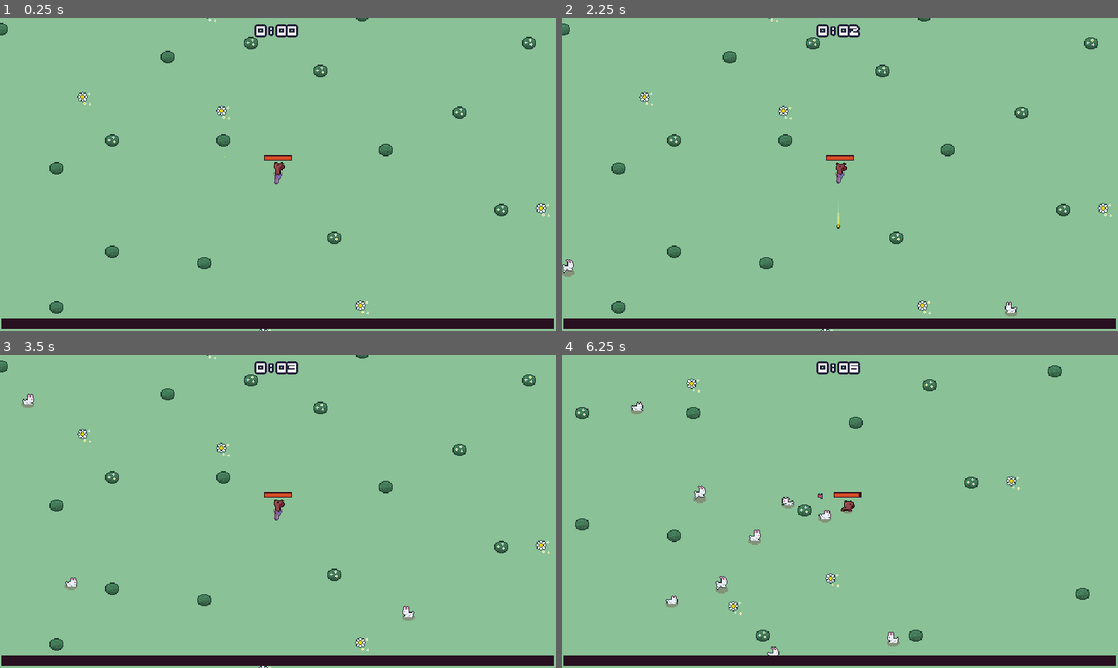
Above: before the commit, frames 1-4 (two rows, left to right).
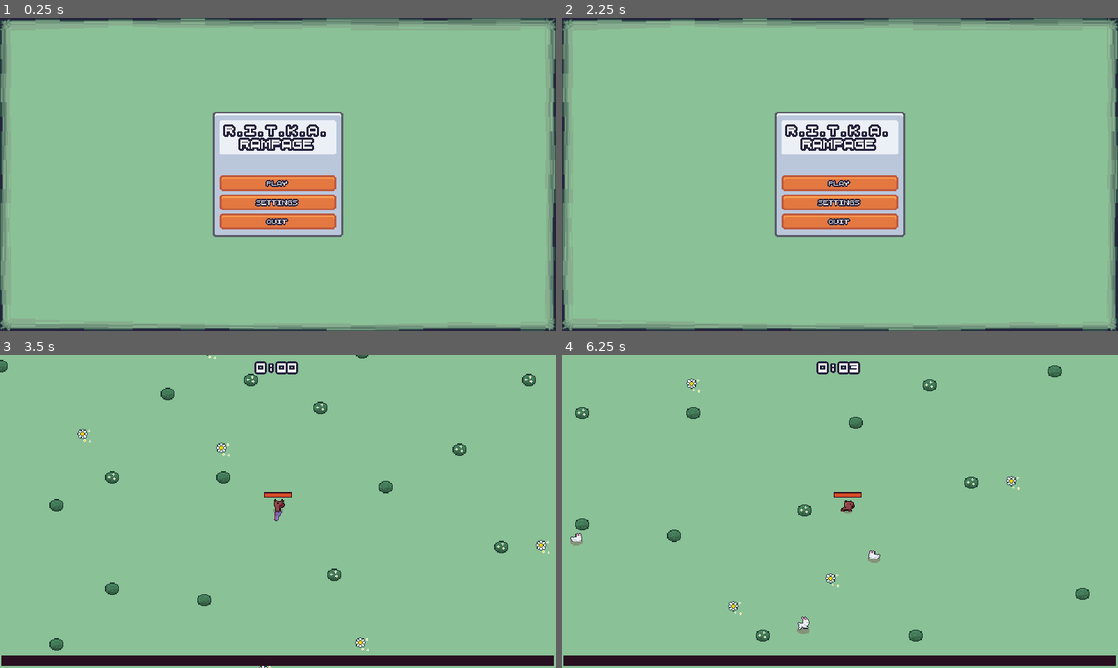
Above: after the commit, the same moments.

Repository: Sundwell/ritka-rampage
Game: Godot game, scene res://scenes/ui/menus/main_menu.tscn
Same seed, same stepped clock (60 frames per second), same inputs: the game is played once before the commit and once after it. Before the commit the project starts from res://scenes/main/main.tscn.
Inputs (mouse positions are in pixels of both pictures, inside the frame that each line leads up to):
- Up to frame 1 (0.25 s): no input
- Up to frame 2 (2.25 s): click (840, 202) at 0.5 s, where only the run after the commit has a clickable "Settings"; click (801, 202) at 1.25 s, where only the run after the commit has a clickable "Windowed"; click (840, 240) at 2 s, where only the run after the commit has a clickable "Back"
- Up to frame 3 (3.5 s): click (278, 520) at 2.75 s, where only the run after the commit has a clickable "Play"
- Up to frame 4 (6.25 s): move the mouse to (962, 495) at 3.52 s; press the mouse at (962, 495) at 3.53 s; hold D (move_right) 3.53-4.28 s; move the mouse to (728, 527) at 4.27 s; release the mouse at (728, 527) at 4.28 s; hold S (move_down) 4.28-5.03 s; tap W (move_top) at 4.35, 5.85 s; move the mouse to (895, 442) at 5.02 s; press the mouse at (895, 442) at 5.03 s; hold D (move_right) from 5.03 s (still down); move the mouse to (812, 574) at 5.77 s; release the mouse at (812, 574) at 5.78 s; click (812, 574) at 5.92 s

The runs differ from the first frame. In frame 1, 19% of the frame differs, in the area x 0-100%, y 0-100%; in frame 2, 19%; in frame 3, 0.3%; in frame 4, 0.9%.

Commit message:
Added main menu and settings

Diff:
--- a/default_bus_layout.tres
+++ b/default_bus_layout.tres
@@ -5,11 +5,11 @@
 bus/1/solo = false
 bus/1/mute = false
 bus/1/bypass_fx = false
-bus/1/volume_db = -0.030508
+bus/1/volume_db = -4.00569
 bus/1/send = &"Master"
 bus/2/name = &"Music"
 bus/2/solo = false
 bus/2/mute = false
 bus/2/bypass_fx = false
-bus/2/volume_db = -0.030508
+bus/2/volume_db = -11.952
 bus/2/send = &"Master"
--- a/project.godot
+++ b/project.godot
@@ -11,7 +11,7 @@
 [application]
 
 config/name="R.I.T.K.A. Rampage"
-run/main_scene="res://scenes/main/main.tscn"
+run/main_scene="res://scenes/ui/menus/main_menu.tscn"
 config/features=PackedStringArray("4.3", "GL Compatibility")
 
 [autoload]
--- a/resources/theme/theme.tres
+++ b/resources/theme/theme.tres
@@ -34,7 +34,7 @@
 texture_margin_left = 4.0
 texture_margin_top = 6.0
 texture_margin_right = 4.0
-texture_margin_bottom = 3.0
+texture_margin_bottom = 5.0
 region_rect = Rect2(2, 2, 12, 12)
 
 [sub_resource type="StyleBoxTexture" id="StyleBoxTexture_p5m4h"]
--- a/scenes/ui/app_button.tscn
+++ b/scenes/ui/app_button.tscn
@@ -1,7 +1,7 @@
 [gd_scene load_steps=3 format=3 uid="uid://rij5bvmvffnm"]
 
 [ext_resource type="Script" path="res://scenes/ui/app_button.gd" id="1_vfnew"]
-[ext_resource type="AudioStream" uid="uid://clyc7x6n6y3ms" path="res://assets/audio/sfx/hover.wav" id="2_bltwt"]
+[ext_resource type="AudioStream" uid="uid://cpvpicfbawy0i" path="res://assets/audio/sfx/button_click.ogg" id="2_yrf8u"]
 
 [node name="AppButton" type="Button"]
 offset_right = 38.0
@@ -11,4 +11,5 @@
 script = ExtResource("1_vfnew")
 
 [node name="ClickSound" type="AudioStreamPlayer" parent="."]
-stream = ExtResource("2_bltwt")
+stream = ExtResource("2_yrf8u")
+bus = &"SFX"
--- /dev/null
+++ b/scenes/ui/menus/main_menu.gd
@@ -0,0 +1,29 @@
+extends CanvasLayer
+
+var main_scene = preload("res://scenes/main/main.tscn")
+var settings_scene = preload("res://settings_menu.tscn")
+
+@onready var play_button: Button = %PlayButton
+@onready var settings_button: Button = %SettingsButton
+@onready var quit_button: Button = %QuitButton
+
+
+func _ready() -> void:
+	play_button.pressed.connect(on_play_pressed)
+	settings_button.pressed.connect(on_settings_pressed)
+	quit_button.pressed.connect(on_quit_pressed)
+
+
+func on_play_pressed():
+	get_tree().change_scene_to_packed(main_scene)
+
+
+func on_settings_pressed():
+	var settings_menu_instance = settings_scene.instantiate() as SettingsMenu
+	add_child(settings_menu_instance)
+
+	settings_menu_instance.back_pressed.connect(settings_menu_instance.queue_free)
+
+
+func on_quit_pressed():
+	get_tree().quit()
--- /dev/null
+++ b/scenes/ui/menus/main_menu.tscn
@@ -0,0 +1,102 @@
+[gd_scene load_steps=6 format=3 uid="uid://b4tothkjcil2f"]
+
+[ext_resource type="Script" path="res://scenes/ui/menus/main_menu.gd" id="1_ct0pc"]
+[ext_resource type="PackedScene" uid="uid://rij5bvmvffnm" path="res://scenes/ui/app_button.tscn" id="2_a5s15"]
+[ext_resource type="AudioStream" uid="uid://bbhemg8tljnyi" path="res://assets/audio/music/soundtrack_meadow/part_2.wav" id="2_j6e4n"]
+[ext_resource type="Texture2D" uid="uid://csm3wy375fqyn" path="res://assets/environment/tileset.png" id="2_udkq3"]
+
+[sub_resource type="AudioStreamPlaylist" id="AudioStreamPlaylist_83cbt"]
+stream_count = 1
+stream_0 = ExtResource("2_j6e4n")
+
+[node name="MainMenu" type="CanvasLayer"]
+script = ExtResource("1_ct0pc")
+
+[node name="AudioStreamPlayer" type="AudioStreamPlayer" parent="."]
+stream = SubResource("AudioStreamPlaylist_83cbt")
+autoplay = true
+bus = &"Music"
+
+[node name="ColorRect" type="ColorRect" parent="."]
+anchors_preset = 15
+anchor_right = 1.0
+anchor_bottom = 1.0
+grow_horizontal = 2
+grow_vertical = 2
+color = Color(0.14902, 0.137255, 0.239216, 1)
+
+[node name="NinePatchRect" type="NinePatchRect" parent="."]
+anchors_preset = 15
+anchor_right = 1.0
+anchor_bottom = 1.0
+grow_horizontal = 2
+grow_vertical = 2
+texture = ExtResource("2_udkq3")
+region_rect = Rect2(32, 0, 48, 48)
+patch_margin_left = 13
+patch_margin_top = 14
+patch_margin_right = 13
+patch_margin_bottom = 14
+
+[node name="MarginContainer" type="MarginContainer" parent="."]
+anchors_preset = 15
+anchor_right = 1.0
+anchor_bottom = 1.0
+grow_horizontal = 2
+grow_vertical = 2
+
+[node name="PanelContainer" type="PanelContainer" parent="MarginContainer"]
+custom_minimum_size = Vector2(150, 0)
+layout_mode = 2
+size_flags_horizontal = 4
+size_flags_vertical = 4
+
+[node name="MarginContainer" type="MarginContainer" parent="MarginContainer/PanelContainer"]
+layout_mode = 2
+theme_override_constants/margin_left = 4
+theme_override_constants/margin_top = 4
+theme_override_constants/margin_right = 4
+theme_override_constants/margin_bottom = 4
+
+[node name="VBoxContainer" type="VBoxContainer" parent="MarginContainer/PanelContainer/MarginContainer"]
+layout_mode = 2
+theme_override_constants/separation = 24
+
+[node name="PanelContainer" type="PanelContainer" parent="MarginContainer/PanelContainer/MarginContainer/VBoxContainer"]
+layout_mode = 2
+theme_type_variation = &"WUTitleStatPanelContainer"
+
+[node name="MarginContainer" type="MarginContainer" parent="MarginContainer/PanelContainer/MarginContainer/VBoxContainer/PanelContainer"]
+custom_minimum_size = Vector2(100, 0)
+layout_mode = 2
+theme_override_constants/margin_left = 4
+theme_override_constants/margin_top = 4
+theme_override_constants/margin_right = 4
+theme_override_constants/margin_bottom = 4
+
+[node name="Label" type="Label" parent="MarginContainer/PanelContainer/MarginContainer/VBoxContainer/PanelContainer/MarginContainer"]
+custom_minimum_size = Vector2(100, 0)
+layout_mode = 2
+theme_override_constants/outline_size = 9
+theme_override_font_sizes/font_size = 10
+text = "R.I.T.K.A. Rampage"
+horizontal_alignment = 1
+autowrap_mode = 2
+
+[node name="VBoxContainer" type="VBoxContainer" parent="MarginContainer/PanelContainer/MarginContainer/VBoxContainer"]
+layout_mode = 2
+
+[node name="PlayButton" parent="MarginContainer/PanelContainer/MarginContainer/VBoxContainer/VBoxContainer" instance=ExtResource("2_a5s15")]
+unique_name_in_owner = true
+layout_mode = 2
+text = "Play"
+
+[node name="SettingsButton" parent="MarginContainer/PanelContainer/MarginContainer/VBoxContainer/VBoxContainer" instance=ExtResource("2_a5s15")]
+unique_name_in_owner = true
+layout_mode = 2
+text = "Settings"
+
+[node name="QuitButton" parent="MarginContainer/PanelContainer/MarginContainer/VBoxContainer/VBoxContainer" instance=ExtResource("2_a5s15")]
+unique_name_in_owner = true
+layout_mode = 2
+text = "Quit"
--- a/scripts/constants.gd
+++ b/scripts/constants.gd
@@ -11,4 +11,11 @@
 	PISTOL,
 }
 
-const PLAYER_VIEW_RADIUS := 370.0
+const PLAYER_VIEW_RADIUS = 370.0
+
+
+const AUDIO_BUSES = {
+	"SFX": "SFX",
+	"Music": "Music",
+	"Master": "Master"
+}
--- /dev/null
+++ b/settings_menu.gd
@@ -0,0 +1,61 @@
+class_name SettingsMenu
+extends CanvasLayer
+
+signal back_pressed
+
+@onready var sfx_slider: HSlider = %SfxSlider
+@onready var music_slider: HSlider = %MusicSlider
+@onready var window_mode_button: Button = %WindowButton
+@onready var back_button: Button = %BackButton
+
+
+func _ready() -> void:
+	sfx_slider.value_changed.connect(on_slider_volume_changed.bind(Constants.AUDIO_BUSES.SFX))
+	music_slider.value_changed.connect(on_slider_volume_changed.bind(Constants.AUDIO_BUSES.Music))
+	window_mode_button.pressed.connect(on_window_mode_pressed)
+	back_button.pressed.connect(on_back_pressed)
+
+	update_displayed_values()
+
+
+func update_window_mode_display():
+	var mode_text = "Windowed"
+	if DisplayServer.window_get_mode() == DisplayServer.WINDOW_MODE_FULLSCREEN:
+		mode_text = "Fullscreen"
+
+	window_mode_button.text = mode_text
+
+
+func update_displayed_values():
+	sfx_slider.value = get_bus_volume_percent(Constants.AUDIO_BUSES.SFX)
+	music_slider.value = get_bus_volume_percent(Constants.AUDIO_BUSES.Music)
+	update_window_mode_display()
+
+
+func set_bus_volume_percent(bus_name: String, new_volume: float) -> void:
+	var bus_index = AudioServer.get_bus_index(bus_name)
+	AudioServer.set_bus_volume_db(bus_index, linear_to_db(new_volume))
+
+
+func get_bus_volume_percent(bus_name: String) -> float:
+	var bus_index = AudioServer.get_bus_index(bus_name)
+	var bus_volume_db: float = AudioServer.get_bus_volume_db(bus_index)
+
+	return db_to_linear(bus_volume_db)
+
+
+func on_slider_volume_changed(new_volume: float, bus_name: String) -> void:
+	set_bus_volume_percent(bus_name, new_volume)
+
+
+func on_window_mode_pressed():
+	if DisplayServer.window_get_mode() == DisplayServer.WINDOW_MODE_WINDOWED:
+		DisplayServer.window_set_mode(DisplayServer.WINDOW_MODE_FULLSCREEN)
+	else:
+		DisplayServer.window_set_mode(DisplayServer.WINDOW_MODE_WINDOWED)
+
+	update_window_mode_display()
+
+
+func on_back_pressed():
+	back_pressed.emit()
--- /dev/null
+++ b/settings_menu.tscn
@@ -0,0 +1,86 @@
+[gd_scene load_steps=3 format=3 uid="uid://5p624wsr7m2d"]
+
+[ext_resource type="PackedScene" uid="uid://rij5bvmvffnm" path="res://scenes/ui/app_button.tscn" id="1_2q4dh"]
+[ext_resource type="Script" path="res://settings_menu.gd" id="1_r4niq"]
+
+[node name="SettingsMenu" type="CanvasLayer"]
+script = ExtResource("1_r4niq")
+
+[node name="MarginContainer" type="MarginContainer" parent="."]
+anchors_preset = 15
+anchor_right = 1.0
+anchor_bottom = 1.0
+grow_horizontal = 2
+grow_vertical = 2
+
+[node name="PanelContainer" type="PanelContainer" parent="MarginContainer"]
+custom_minimum_size = Vector2(200, 0)
+layout_mode = 2
+size_flags_horizontal = 4
+size_flags_vertical = 4
+
+[node name="MarginContainer" type="MarginContainer" parent="MarginContainer/PanelContainer"]
+layout_mode = 2
+theme_override_constants/margin_left = 4
+theme_override_constants/margin_top = 4
+theme_override_constants/margin_right = 4
+theme_override_constants/margin_bottom = 4
+
+[node name="VBoxContainer" type="VBoxContainer" parent="MarginContainer/PanelContainer/MarginContainer"]
+layout_mode = 2
+theme_override_constants/separation = 24
+
+[node name="Label" type="Label" parent="MarginContainer/PanelContainer/MarginContainer/VBoxContainer"]
+layout_mode = 2
+theme_override_constants/outline_size = 9
+theme_override_font_sizes/font_size = 10
+text = "Settings"
+horizontal_alignment = 1
+
+[node name="OptionsContainer" type="VBoxContainer" parent="MarginContainer/PanelContainer/MarginContainer/VBoxContainer"]
+layout_mode = 2
+
+[node name="SfxContainer" type="VBoxContainer" parent="MarginContainer/PanelContainer/MarginContainer/VBoxContainer/OptionsContainer"]
+layout_mode = 2
+
+[node name="Label" type="Label" parent="MarginContainer/PanelContainer/MarginContainer/VBoxContainer/OptionsContainer/SfxContainer"]
+layout_mode = 2
+text = "SFX Volume"
+
+[node name="SfxSlider" type="HSlider" parent="MarginContainer/PanelContainer/MarginContainer/VBoxContainer/OptionsContainer/SfxContainer"]
+unique_name_in_owner = true
+layout_mode = 2
+max_value = 1.0
+step = 0.01
+
+[node name="MusicContainer" type="VBoxContainer" parent="MarginContainer/PanelContainer/MarginContainer/VBoxContainer/OptionsContainer"]
+layout_mode = 2
+
+[node name="Label" type="Label" parent="MarginContainer/PanelContainer/MarginContainer/VBoxContainer/OptionsContainer/MusicContainer"]
+layout_mode = 2
+text = "Music Volume"
+
+[node name="MusicSlider" type="HSlider" parent="MarginContainer/PanelContainer/MarginContainer/VBoxContainer/OptionsContainer/MusicContainer"]
+unique_name_in_owner = true
+layout_mode = 2
+max_value = 1.0
+step = 0.01
+
+[node name="WindowContainer" type="VBoxContainer" parent="MarginContainer/PanelContainer/MarginContainer/VBoxContainer/OptionsContainer"]
+layout_mode = 2
+size_flags_horizontal = 0
+
+[node name="Label" type="Label" parent="MarginContainer/PanelContainer/MarginContainer/VBoxContainer/OptionsContainer/WindowContainer"]
+layout_mode = 2
+text = "Window Mode"
+
+[node name="WindowButton" parent="MarginContainer/PanelContainer/MarginContainer/VBoxContainer/OptionsContainer/WindowContainer" instance=ExtResource("1_2q4dh")]
+unique_name_in_owner = true
+custom_minimum_size = Vector2(90, 0)
+layout_mode = 2
+text = "Windowed"
+
+[node name="BackButton" parent="MarginContainer/PanelContainer/MarginContainer/VBoxContainer" instance=ExtResource("1_2q4dh")]
+unique_name_in_owner = true
+layout_mode = 2
+text = "Back"
